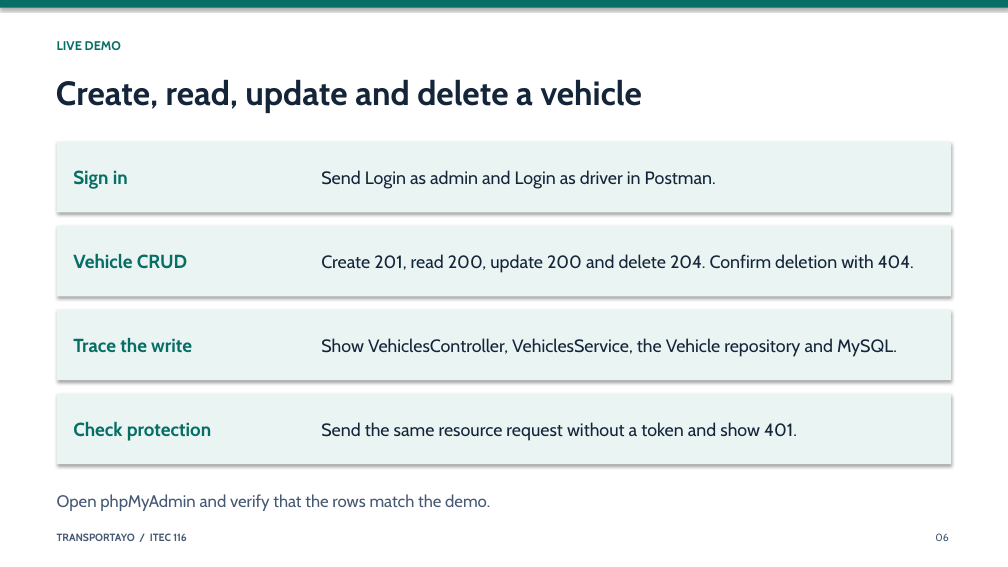
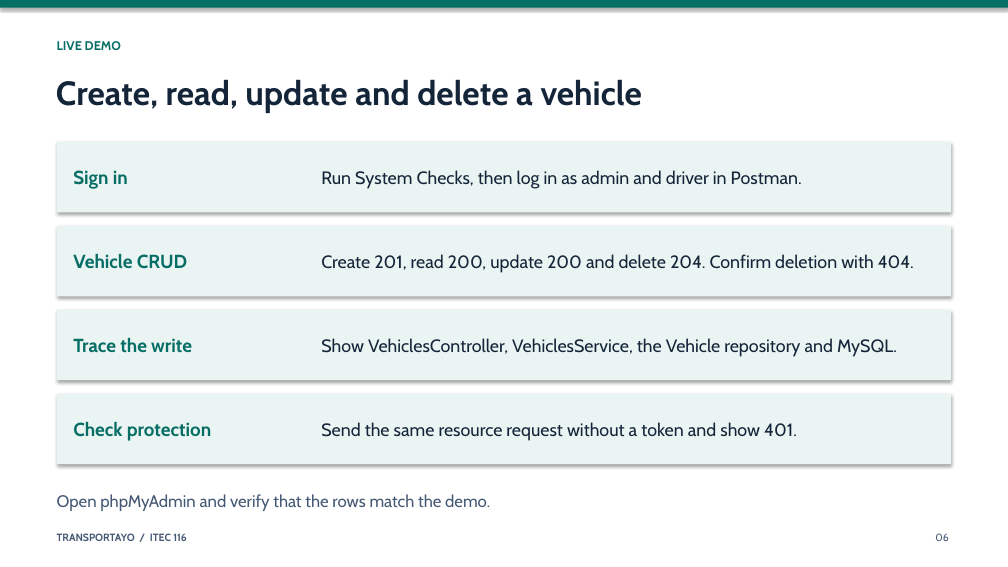
Before and after one commit to RellosaAdriane/Transpotayo, a slide deck: slide 6 of docs/Transportayo-Presentation.pptx. Drawn at 1008x567 pixels with LibreOffice and Linux fonts; fonts in the diff are those of the drawing. Boxes give left, top, right and bottom in pixels: in the first picture for what was removed or moved away, otherwise in the second. Text is boxed around its words. In the diff, an @@ line names an element or a change of style, - is before the commit and + after.

```diff
--- a/docs/Transportayo-Presentation.pptx
+++ b/docs/Transportayo-Presentation.pptx
@@ text at [321,170,802,189]: text changed @@
-Send Login as admin and Login as driver in Postman.
+Run System Checks, then log in as admin and driver in Postman.
```
Also in this commit, not shown: 2 other slides changed, 5 other files.
